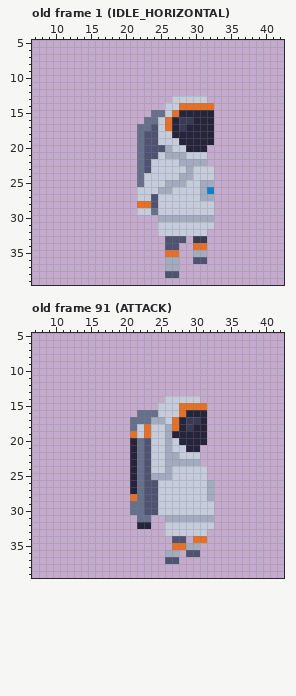
Pixel-art file: Orbsmash/ContentSource/Characters/Spaceman.aseprite. The picture above was drawn from the file before the commit.
48x48 pixels, 110 frames. Shown: old frame 1 (IDLE_HORIZONTAL): x 7..42, y 5..39; old frame 91 (ATTACK): x 7..42, y 5..39. The old version is drawn lined up with the new one, on the new canvas. The commit also changed other frames, which this record leaves out.
After the commit:
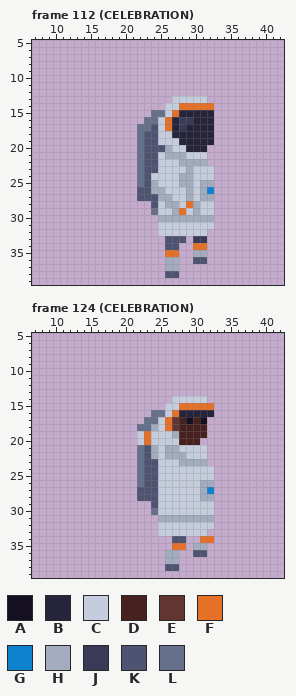
Palette (. is transparent): A #141020  B #26243a  C #c5cddc  D #46211f  E #623530  F #e57028  G #0e82ce  H #a3acbe  J #393a56  K #4e5371  L #67708b
A new or re-ordered frame is compared with the old frame closest to it.
From the commit log: spaceman animation fun
Difference:
canvas 48x48 -> 60x48, the old top-left corner now at 6,0
frames 110 -> 145
Frame 112 (CELEBRATION) is new; against old frame 1 (IDLE_HORIZONTAL):
Colour H gives way to colour C in row 25 at x 26 to 27; in row 26 at x 26.
Colour C gives way to colour F in row 28 at x 29; in row 29 at x 28.
Colour C gives way to colour H in rows 25 to 26 at x 24 and 29; in row 27 at x 25 to 26 and 29; in row 28 at x 26 to 27 and 30; in row 29 at x 27 and 30.
Colour C gives way to colour K in rows 22 to 23 at x 24; in rows 24 to 25 at x 23; in rows 26 to 27 at x 22 to 23.
Colour C is gone in row 29 at x 22 to 23.
Colour F is gone in row 28 at x 22 to 23.
Frame 124 (CELEBRATION) is new; against old frame 91 (ATTACK):
Colour B gives way to colour A in row 17 at x 31.
Colour J gives way to colour A in row 17 at x 29.
The edit adds colour B in row 16 at x 32.
Colour F gives way to colour B in row 16 at x 28.
The edit adds colour C in row 14 at x 31; in rows 21 to 22 at x 31; in rows 24 to 25 at x 32; in rows 32 to 33 at x 25.
Colour B gives way to colour C in row 21 at x 29 to 30.
Colour H gives way to colour C in row 17 at x 25; in rows 19 to 20 at x 26; in row 23 at x 26 to 27; in row 24 at x 26; in row 25 at x 25 to 26.
Colour L gives way to colour C in row 20 at x 22.
Colour B gives way to colour D in row 17 at x 28; in row 18 at x 28 and 30 to 31; in row 19 at x 28 to 31; in row 20 at x 28 to 30.
Colour J gives way to colour D in row 17 at x 30; in row 18 at x 29.
Colour F gives way to colour E in rows 17 to 18 at x 27.
The edit adds colour F in row 15 at x 32; in row 34 at x 32.
Colour C gives way to colour F in row 16 at x 27; in row 17 at x 26.
Colour H gives way to colour F in row 18 at x 26.
Colour K gives way to colour F in row 20 at x 23.
Colour H gives way to colour G in row 27 at x 32.
The edit adds colour H in row 23 at x 31; in row 31 at x 25; in row 35 at x 31.
Colour B gives way to colour H in row 19 at x 27.
Colour C gives way to colour H in row 18 at x 24; in row 21 at x 24 and 27; in row 22 at x 24 and 28; in rows 26 to 28 at x 31.
Colour K gives way to colour H in row 37 at x 26 to 27.
The edit adds colour K in row 36 at x 31; in row 38 at x 26 to 27.
Colour C gives way to colour K in rows 23 to 24 at x 24.
Colour H gives way to colour K in row 25 at x 24.
Colour L gives way to colour K in rows 27 to 28 at x 22.
Colour C gives way to colour L in row 16 at x 25; in row 18 at x 22.
Colour F gives way to colour L in row 18 at x 23.
Colour H gives way to colour L in row 17 at x 24.
Colour K gives way to colour L in row 30 at x 24.
Colour B is gone in row 20 at x 21 and 31; in rows 21 to 27 at x 21; in row 32 at x 22 to 23.
Colour C is gone in row 14 at x 26; in row 15 at x 25.
Colour F is gone in row 19 at x 21; in row 28 at x 21; in row 34 at x 30.
Colour H is gone in row 35 at x 29.
Colour K is gone in rows 29 to 30 at x 23; in row 36 at x 29.
Colour L is gone in row 16 at x 22 to 23; in row 17 at x 21 to 22; in row 18 at x 21; in rows 29 to 30 at x 21 to 22; in row 31 at x 22 to 23.
Boxes around the changes in both pictures, in picture pixels (x1, y1, x2, y2):
changed: (137, 159, 200, 215)
changed: (130, 396, 214, 571)
